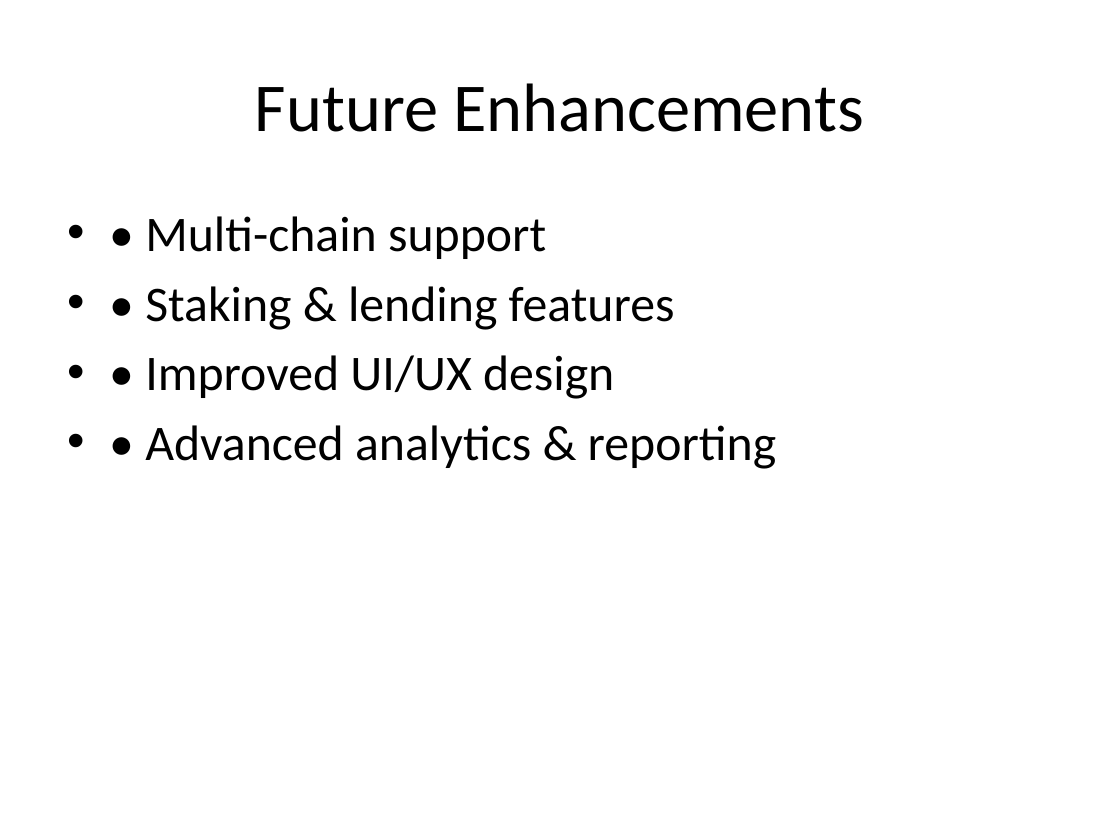
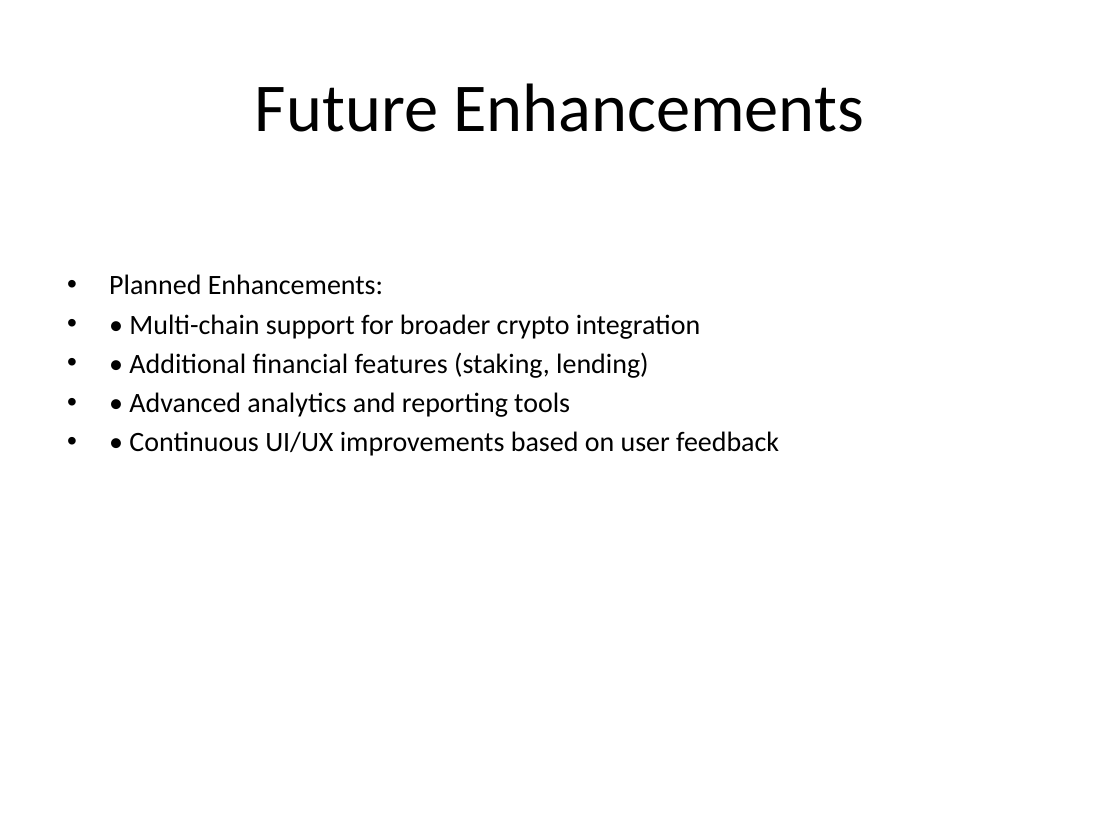
Before and after one commit to MedMoncef/cryptoBank, a slide deck: slide 9 of presentation/CryptoBankPresentation.pptx. Drawn at 1120x840 pixels with LibreOffice and Linux fonts; fonts in the diff are those of the drawing. Boxes give left, top, right and bottom in pixels: in the first picture for what was removed or moved away, otherwise in the second. Text is boxed around its words. In the diff, an @@ line names an element or a change of style, - is before the commit and + after.

```diff
--- a/presentation/CryptoBankPresentation.pptx
+++ b/presentation/CryptoBankPresentation.pptx
@@ text at box(109, 274, 779, 456): text changed; size 32 to 18 pt @@
-• • Multi-chain support
-• • Staking & lending features
-• • Improved UI/UX design
-• • Advanced analytics & reporting
+• Planned Enhancements:
+• • Multi-chain support for broader crypto integration
+• • Additional financial features (staking, lending)
+• • Advanced analytics and reporting tools
+• • Continuous UI/UX improvements based on user feedback
```
Also in this commit, not shown: 10 other slides changed, 20 other files.
